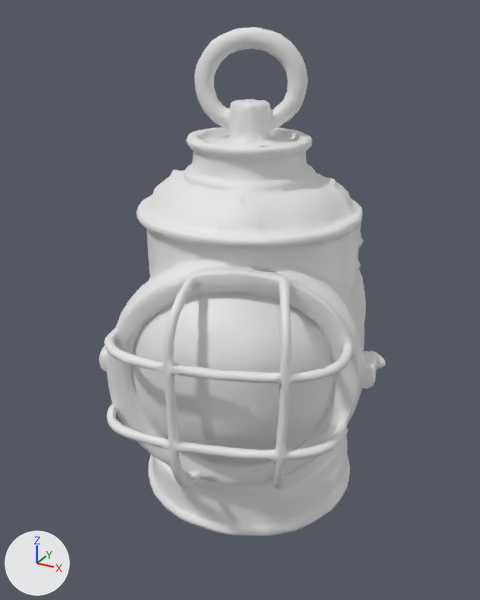
An edit to the glTF model games-src/facelift-3d/lantern-dive/lantern.glb, drawn before and after from the same camera.
Before and after are seen from a 50 mm camera at (0.587, -1.11, 0.533) aimed at (0.013, -0.066, 0.011). Arrows for +X, +Y and +Z are at lower left; the lights stay in place. The first picture is the older version. Vertices at exactly the same position are counted once.

In view in the first picture: 'geometry_0'.
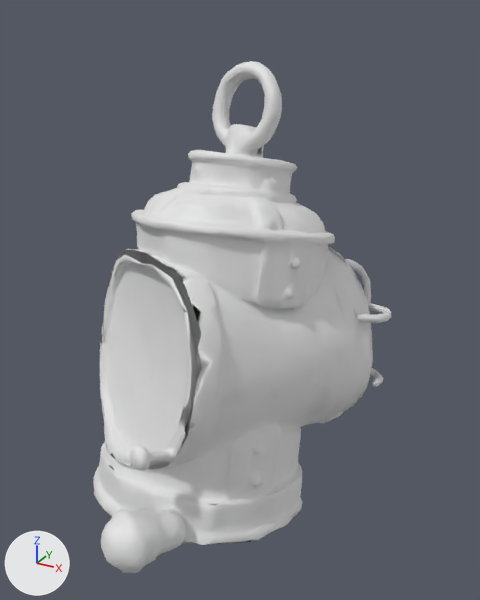
Where the change shows, as pixel boxes [x1, y1, x2, y2] in the pictures (480 x 600 px):
'geometry_0', reshaped: before [99, 27, 386, 536]; after [93, 61, 391, 573]
part 1 of me_geometry_0, rebuilt: before [99, 27, 386, 536]; after [93, 61, 391, 573]
part 2 of me_geometry_0, built on (mostly hidden): after [131, 63, 270, 480]

The change, as a diff of the scene's bpy script:
```diff
--- a/games-src/facelift-3d/lantern-dive/lantern.glb.py
+++ b/games-src/facelift-3d/lantern-dive/lantern.glb.py
@@ me_geometry_0 @@
 # used by ob_geometry_0; location = (0.0, 0.0, 0.0)
-me_geometry_0.from_pydata(...)  # 13696 vertices, 27973 faces; spans x -0.289..0.287, y -0.322..0.33, z -0.502..0.5
+me_geometry_0.from_pydata(...)  # 9334 vertices, 18568 faces; spans x -0.294..0.276, y -0.492..0.264, z -0.444..0.443
+# me_geometry_0 part 1: the loose piece of 12585 vertices spanning x -0.289..0.287, y -0.322..0.33, z -0.502..0.5 is rebuilt with 8356 vertices and now spans x -0.294..0.276, y -0.492..0.264, z -0.444..0.443
+# me_geometry_0 part 2: 173 vertices removed from x -0.129..0.066, y 0.011..0.102, z 0.321..0.497; 956 vertices added at x -0.176..0.274, y -0.415..0.263, z -0.422..0.441
+# other edits to the shape of me_geometry_0 do not show in these pictures
 me_geometry_0.materials.append(mat_material_0)
```
